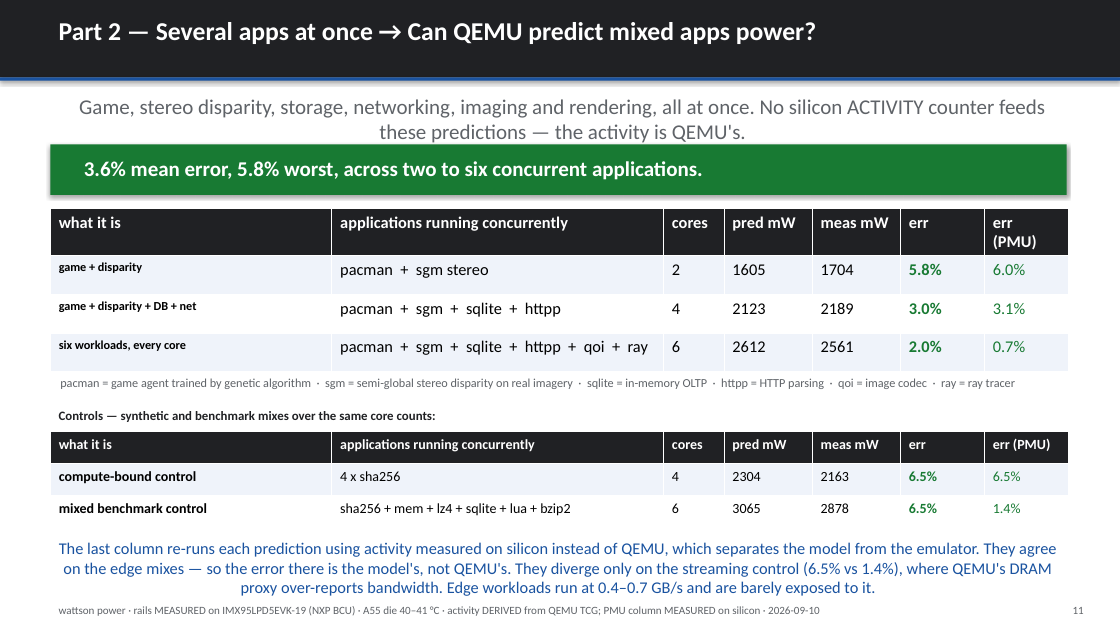
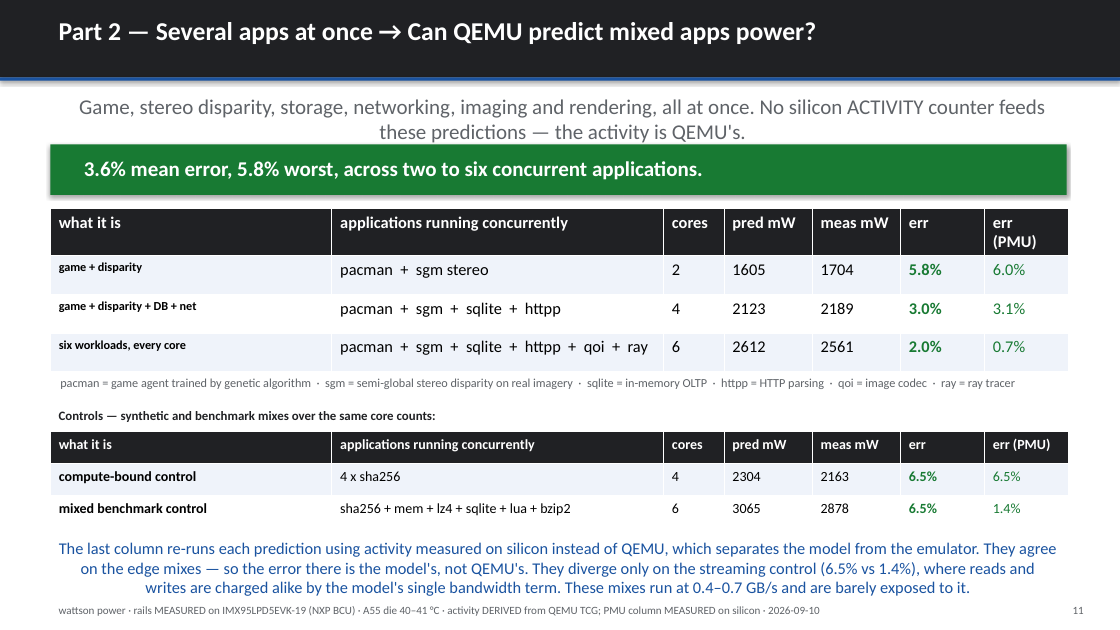
Before and after one commit to kylefoxaustin/wattson, a slide deck: slide 11 of xcheck/wattson_power_results_final_KF_9_10_2026.pptx. Drawn at 1120x630 pixels with LibreOffice and Linux fonts; fonts in the diff are those of the drawing. Boxes give left, top, right and bottom in pixels: in the first picture for what was removed or moved away, otherwise in the second. Text is boxed around its words. In the diff, an @@ line names an element or a change of style, - is before the commit and + after.

```diff
--- a/xcheck/wattson_power_results_final_KF_9_10_2026.pptx
+++ b/xcheck/wattson_power_results_final_KF_9_10_2026.pptx
@@ text at <box>59,542,1056,596</box>: text changed @@
-The last column re-runs each prediction using activity measured on silicon instead of QEMU, which separates the model from the emulator. They agree on the edge mixes — so the error there is the model's, not QEMU's. They diverge only on the streaming control (6.5% vs 1.4%), where QEMU's DRAM proxy over-reports bandwidth. Edge workloads run at 0.4–0.7 GB/s and are barely exposed to it.
+The last column re-runs each prediction using activity measured on silicon instead of QEMU, which separates the model from the emulator. They agree on the edge mixes — so the error there is the model's, not QEMU's. They diverge only on the streaming control (6.5% vs 1.4%), where reads and writes are charged alike by the model's single bandwidth term. These mixes run at 0.4–0.7 GB/s and are barely exposed to it.
```
Also in this commit, not shown: 3 other slides changed, 4 other files.
